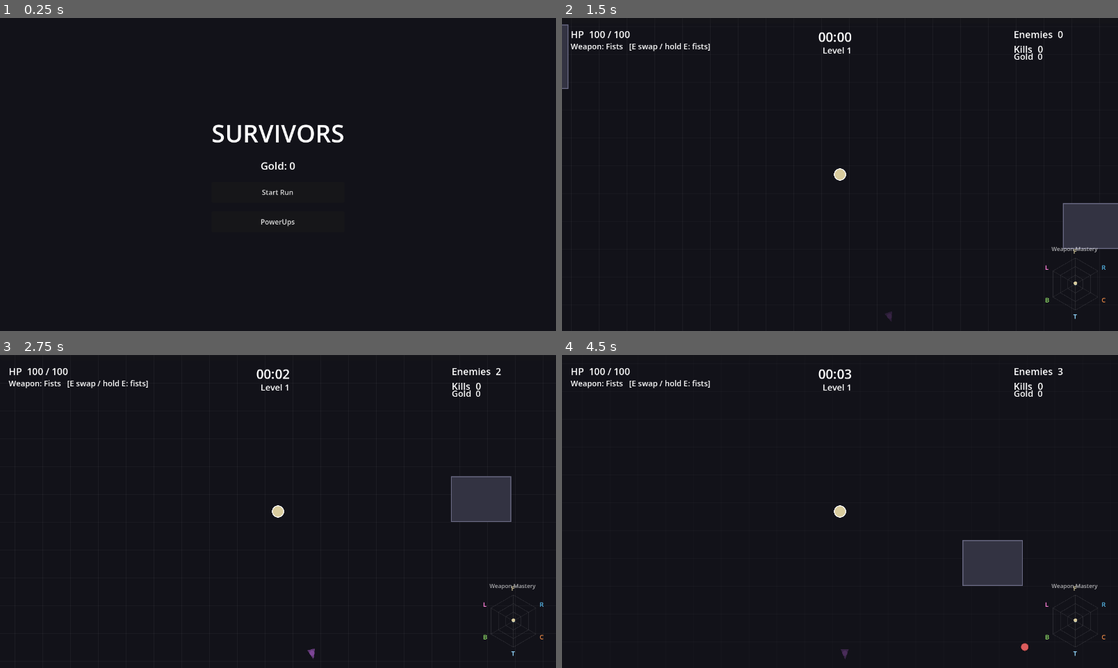
Above: before the commit, frames 1-4 (two rows, left to right).
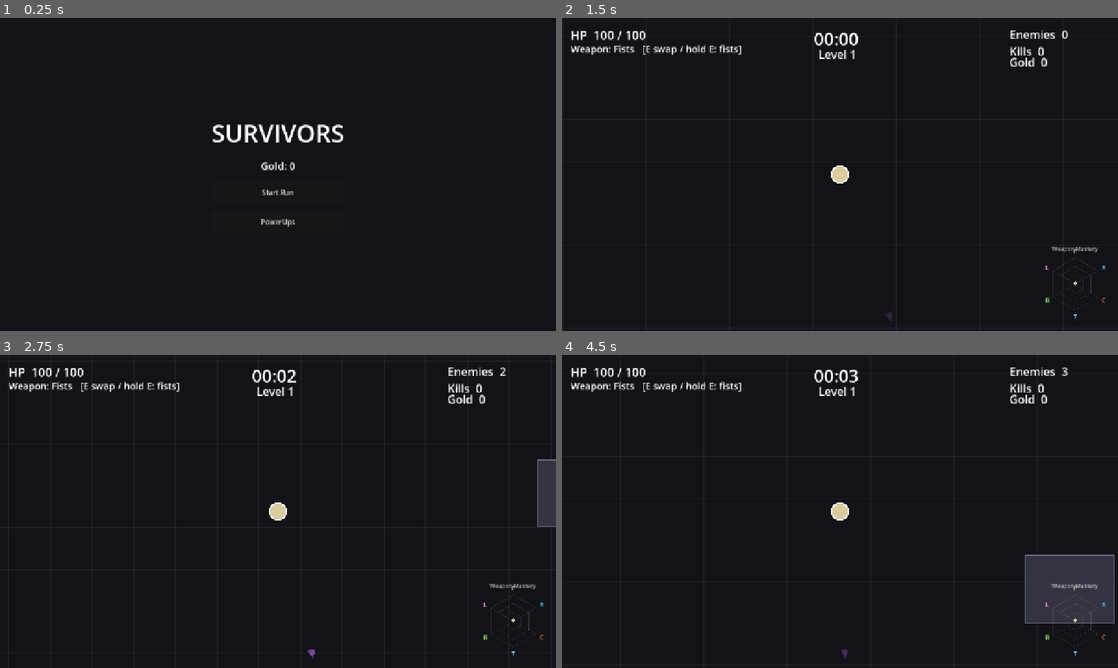
Above: after the commit, the same moments.

Repository: veighnsche/survivors-prototype
Game: Godot game, scene res://main_menu.tscn
Same seed, same stepped clock (60 frames per second), same inputs: the game is played once before the commit and once after it.
Inputs:
- Up to frame 1 (0.25 s): no input
- Up to frame 2 (1.5 s): click "Start Run" at 0.5 s; tap Enter at 1.25 s; hold D from 1.28 s (still down); tap 1 at 1.35 s
- Up to frame 3 (2.75 s): release D at 2.03 s; hold S from 2.03 s (still down); tap 2 at 2.1 s
- Up to frame 4 (4.5 s): release S at 2.78 s; hold D 2.78-3.53 s; tap 3 at 2.85 s; hold W 3.53-4.28 s; tap Q at 3.6 s; hold A from 4.28 s (still down); hold E from 4.28 s (still down)

The runs differ from the first frame. In frame 1, 0.6% of the frame differs, in the area x 38-62%, y 34-67%; in frame 2, 3.5%; in frame 3, 4.1%; in frame 4, 6.8%, in the area x 1-100%, y 4-98%.

Commit message:
Scale up: maximized window, camera zoom, bigger HUD text
- Window opens maximized + resizable; canvas_items stretch (expand) so content
  scales to the window instead of rendering tiny in a 1280x720 box.
- Camera zoom 1.5 so the player/enemies read at a normal size.
- Bumped HUD font sizes.

Co-Authored-By: Claude Opus 4.8 <noreply@anthropic.com>

Diff:
--- a/project.godot
+++ b/project.godot
@@ -20,6 +20,10 @@
 
 window/size/viewport_width=1280
 window/size/viewport_height=720
+window/size/mode=2
+window/size/resizable=true
+window/stretch/mode="canvas_items"
+window/stretch/aspect="expand"
 
 [rendering]
 
--- a/scripts/config.gd
+++ b/scripts/config.gd
@@ -37,6 +37,9 @@
 var MELEE_RANGE := 132.0
 var MELEE_ARC_DEG := 100.0
 var MELEE_KNOCKBACK := 0.0  # base; raised by the Heavy Blows card
+
+# --- Display ----------------------------------------------------------------
+var CAMERA_ZOOM := 1.5  # >1 zooms in so entities read at a normal size
 
 # --- Player misc ------------------------------------------------------------
 var PICKUP_RADIUS := 72.0
--- a/scripts/game.gd
+++ b/scripts/game.gd
@@ -88,6 +88,7 @@
 	add_child(player)
 
 	var cam := GameCamera.new()
+	cam.zoom = Vector2(Config.CAMERA_ZOOM, Config.CAMERA_ZOOM)
 	player.add_child(cam)
 	cam.make_current()
 
--- a/scripts/hud.gd
+++ b/scripts/hud.gd
@@ -27,13 +27,13 @@
 	xp_bar.offset_bottom = 12.0
 	add_child(xp_bar)
 
-	time_label = _make_label(Vector2(590, 22), 30)
+	time_label = _make_label(Vector2(580, 20), 40)
 	time_label.text = "00:00"
-	level_label = _make_label(Vector2(600, 60), 20)
-	hp_label = _make_label(Vector2(20, 22), 22)
-	class_label = _make_label(Vector2(20, 52), 18)
-	info_label = _make_label(Vector2(1040, 22), 22)
-	gold_label = _make_label(Vector2(1040, 74), 20)
+	level_label = _make_label(Vector2(590, 66), 26)
+	hp_label = _make_label(Vector2(20, 20), 28)
+	class_label = _make_label(Vector2(20, 56), 22)
+	info_label = _make_label(Vector2(1030, 20), 26)
+	gold_label = _make_label(Vector2(1030, 84), 26)
 
 	death_overlay = ColorRect.new()
 	death_overlay.color = Color(0, 0, 0, 0.6)
@@ -45,7 +45,7 @@
 	death_label.set_anchors_preset(Control.PRESET_FULL_RECT)
 	death_label.horizontal_alignment = HORIZONTAL_ALIGNMENT_CENTER
 	death_label.vertical_alignment = VERTICAL_ALIGNMENT_CENTER
-	death_label.add_theme_font_size_override("font_size", 40)
+	death_label.add_theme_font_size_override("font_size", 48)
 	death_overlay.add_child(death_label)
 
 
